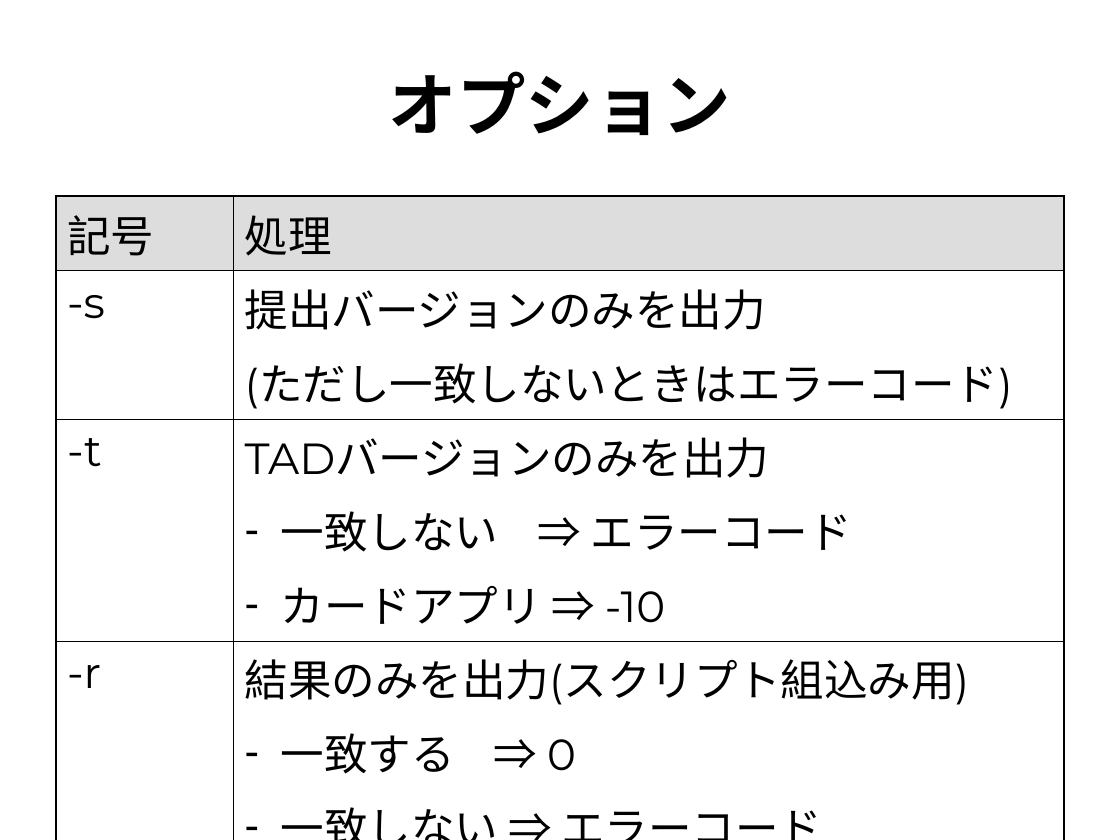
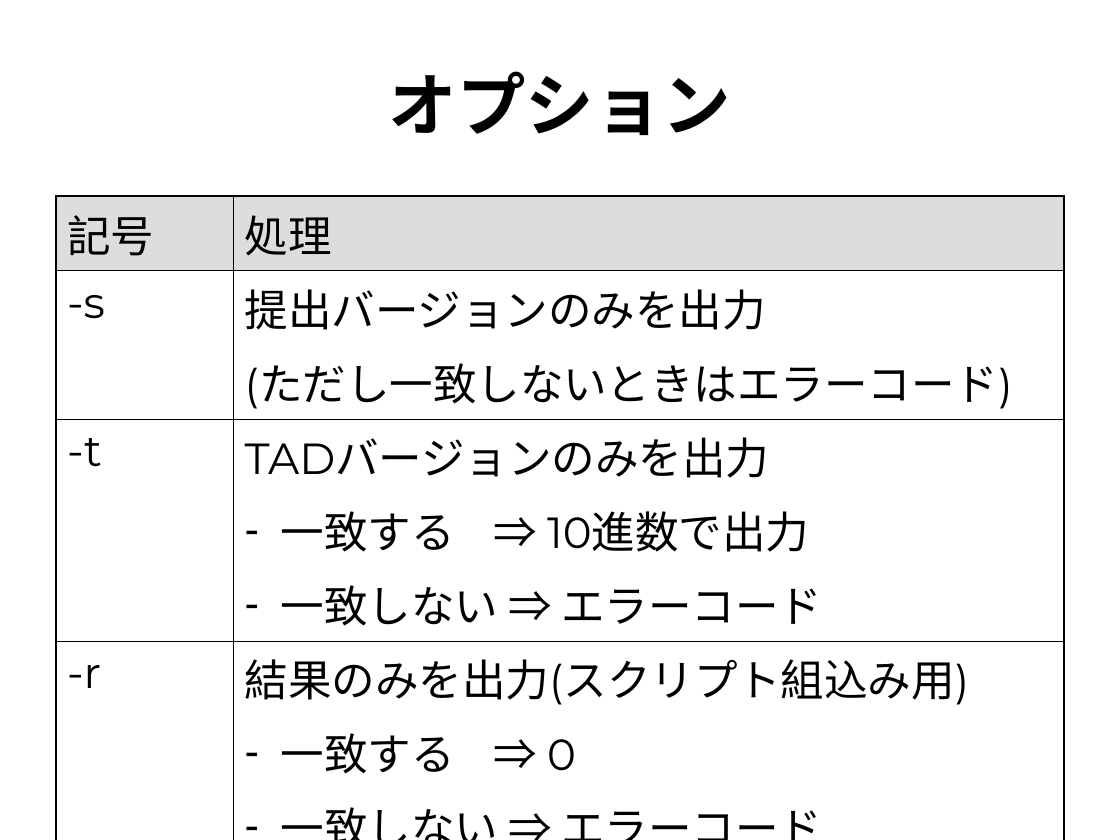
Before and after one commit to rvtr/TwlIPL, a slide deck: slide 6 of docs/マスタエディタ/提出確認書チェッカ/仕様.ppt. Drawn at 1120x840 pixels with LibreOffice and Linux fonts; fonts in the diff are those of the drawing. Boxes give left, top, right and bottom in pixels: in the first picture for what was removed or moved away, otherwise in the second. Text is boxed around its words. In the diff, an @@ line names an element or a change of style, - is before the commit and + after.

```diff
--- a/docs/マスタエディタ/提出確認書チェッカ/仕様.ppt
+++ b/docs/マスタエディタ/提出確認書チェッカ/仕様.ppt
@@ table at bbox=[56, 196, 1064, 778] @@
-row 3, column 2: TADバージョンのみを出力 / 一致しない ⇒ エラーコード / カードアプリ ⇒ -10
+row 3, column 2: TADバージョンのみを出力 / 一致する ⇒ 10進数で出力 / 一致しない ⇒ エラーコード
```
Also in this commit, not shown: 2 other slides changed, 1 other file.
